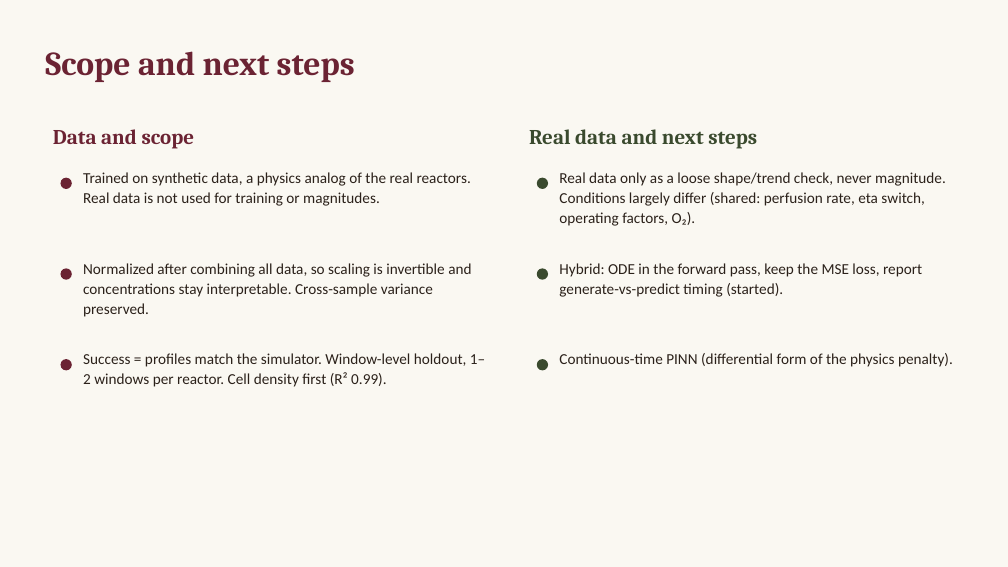
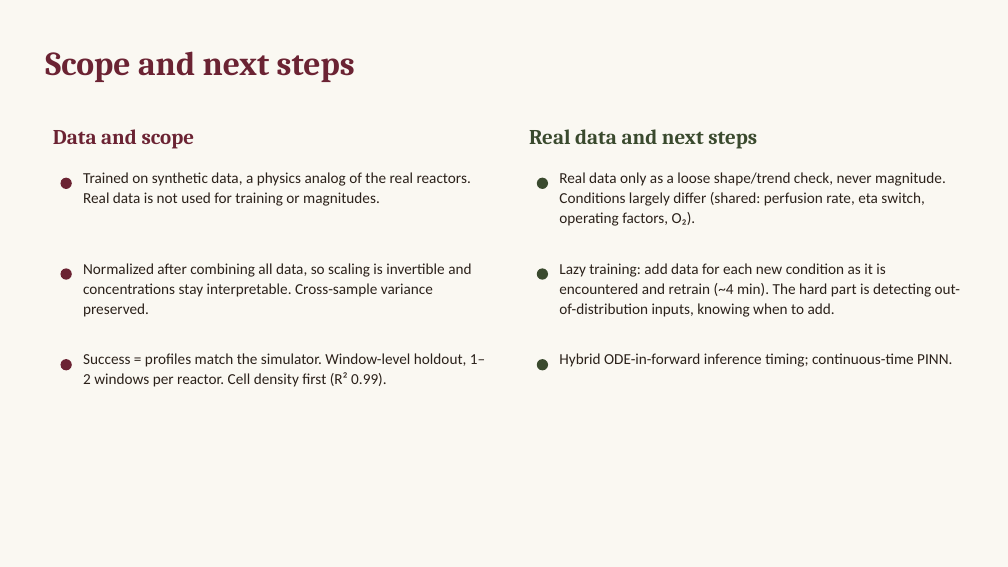
Before and after one commit to nevecallaway/COSMIC-dFBA-nn, a slide deck: slide 12 of en_primeur_lab_meeting.pptx. Drawn at 1008x567 pixels with LibreOffice and Linux fonts; fonts in the diff are those of the drawing. Boxes give left, top, right and bottom in pixels: in the first picture for what was removed or moved away, otherwise in the second. Text is boxed around its words. In the diff, an @@ line names an element or a change of style, - is before the commit and + after.

```diff
--- a/en_primeur_lab_meeting.pptx
+++ b/en_primeur_lab_meeting.pptx
@@ text at bbox=[559, 263, 960, 317]: text changed @@
-Hybrid: ODE in the forward pass, keep the MSE loss, report generate-vs-predict timing (started).
+Lazy training: add data for each new condition as it is encountered and retrain (~4 min). The hard part is detecting out-of-distribution inputs, knowing when to add.
@@ text at bbox=[559, 353, 952, 367]: text changed @@
-Continuous-time PINN (differential form of the physics penalty).
+Hybrid ODE-in-forward inference timing; continuous-time PINN.
```
Also in this commit, not shown: 2 other slides changed, 1 other file.
